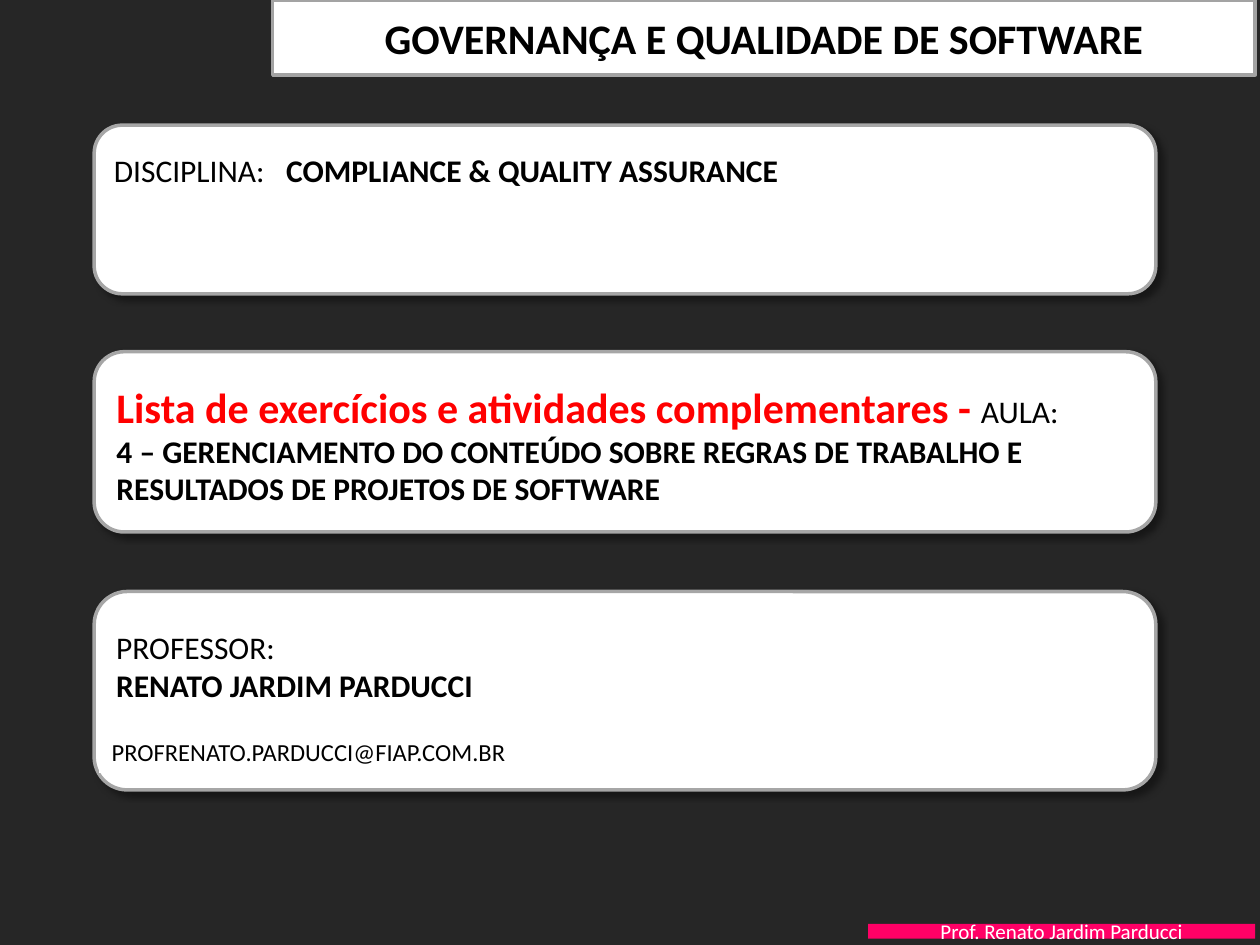
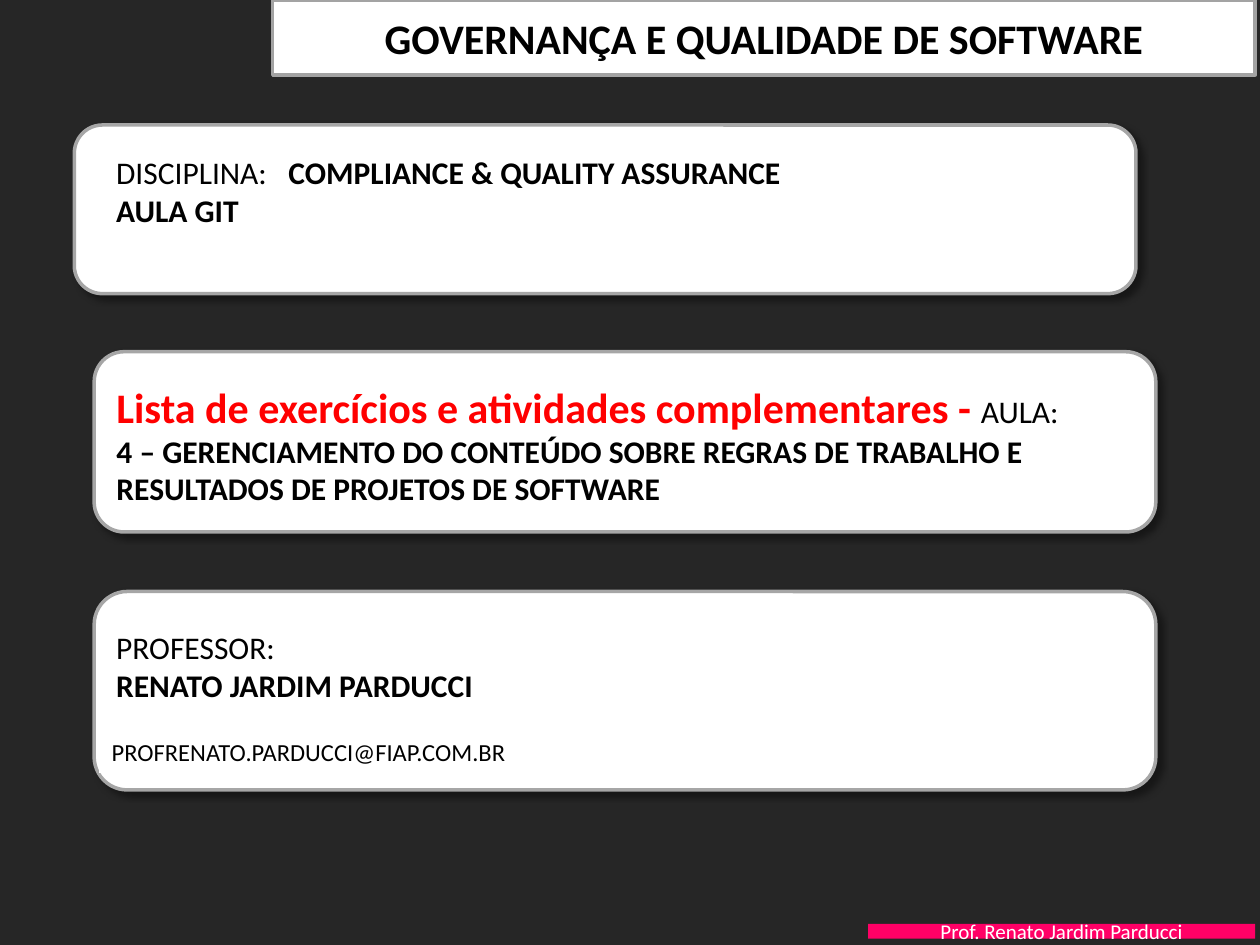
Before and after one commit to luizPrendin/Teste, a slide deck: slide 1 of DocumentacaoProjeto/FIAP-QualidProjSW-Aula-4-AdministracaoConteudo- EXERCICIOS - Copy (2).pptx. Drawn at 1260x945 pixels with LibreOffice and Linux fonts; fonts in the diff are those of the drawing; background and template pictures are left out. Boxes give left, top, right and bottom in pixels: in the first picture for what was removed or moved away, otherwise in the second. Text is boxed around its words. In the diff, an @@ line names an element or a change of style, - is before the commit and + after.

Commit message:
Alteração do pitch informando o titulo/objetivo

```diff
--- a/DocumentacaoProjeto/FIAP-QualidProjSW-Aula-4-AdministracaoConteudo- EXERCICIOS - Copy (2).pptx
+++ b/DocumentacaoProjeto/FIAP-QualidProjSW-Aula-4-AdministracaoConteudo- EXERCICIOS - Copy (2).pptx
@@ text in rounded rectangle at (74, 125, 1137, 294): text added @@
+auklaaau
@@ rounded rectangle "auklaaau": place and size @@
-rounded rectangle "auklaaau" at (94, 125, 1157, 294)
+rounded rectangle "auklaaau" at (74, 125, 1137, 294)
@@ text at (116, 163, 780, 223): text changed @@
-DISCIPLINA: COMPLIANCE & QUALITY ASSURANCE
+DISCIPLINA: COMPLIANCE & QUALITY ASSURANCE AULA GIT
```
